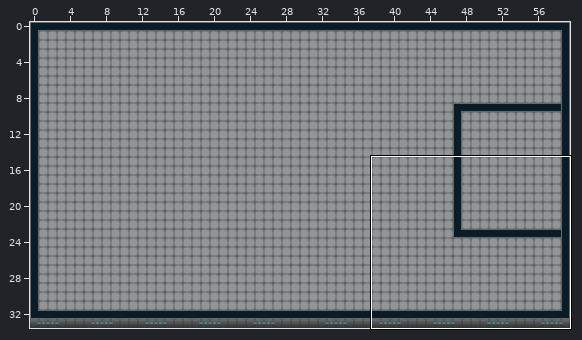
One commit to this Tiled map: Map/Test/Test.tmx. The first picture is a wide view before the edit; the outline marks the close-up.
Close-up. Before the commit:
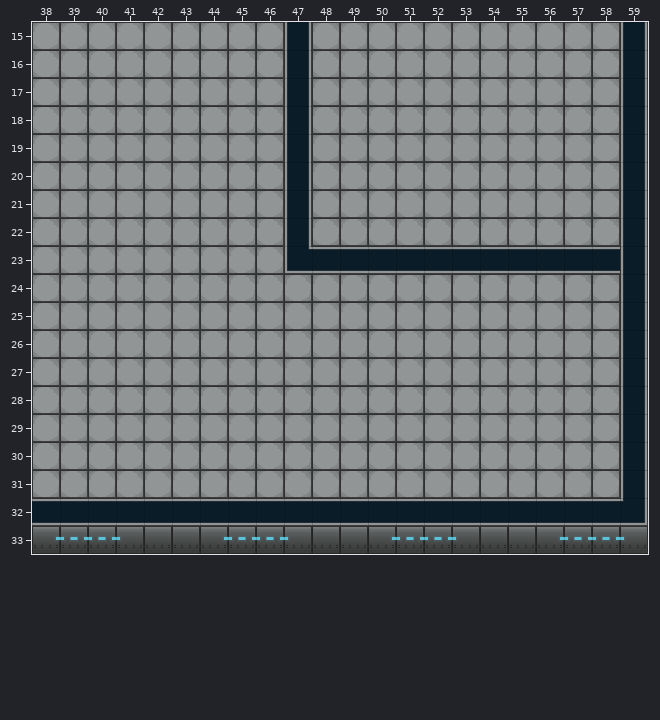
Cells are 32x32 px. Shown: x 38..59, y 15..33. The commit also changed other parts of the map, which this record leaves out.
New version:
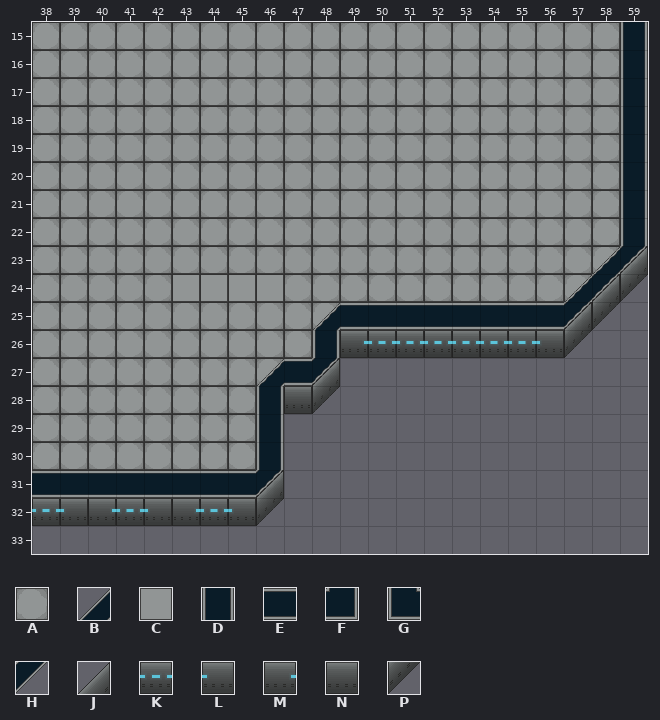
Key: from "Ship": A 17, B 19, C 24, D 26, E 32, F 34, G 35, H 44, J 54, K 56, L 57, M 58, N 59, P 62.
_ is an empty cell.
Tiles replaced or removed in this view: A, D, E, F, G, K, L, M, N.
Tiles of an added or newly shown layer are drawn over the layers below it.
The exact change:
Changed rows in their new state; . is an unchanged cell.
Layer "Calque de Tuiles 1":
first column x 38:
15 .........A............
16 .........A............
17 .........A............
18 .........A............
19 .........A............
20 .........A............
21 .........A............
22 .........A............
23 .........AAAAAAAAAAAAJ
24 .....CCCC...........JP
25 ...........EEEEEEEEJP_
26 ..........DMKKKKKKLP__
27 .........EJ___________
28 ........DNP___________
29 ........D_____________
30 ........D_____________
31 EEEEEEEEJ_____________
32 KLMKLMKLP_____________
33 ______________________
Layer "Tile Layer 2" (added):
first column x 46:
23 ............BH
24 ...........BH.
25 ..B........H..
27 B.H...........
first column x 46:
31 H
